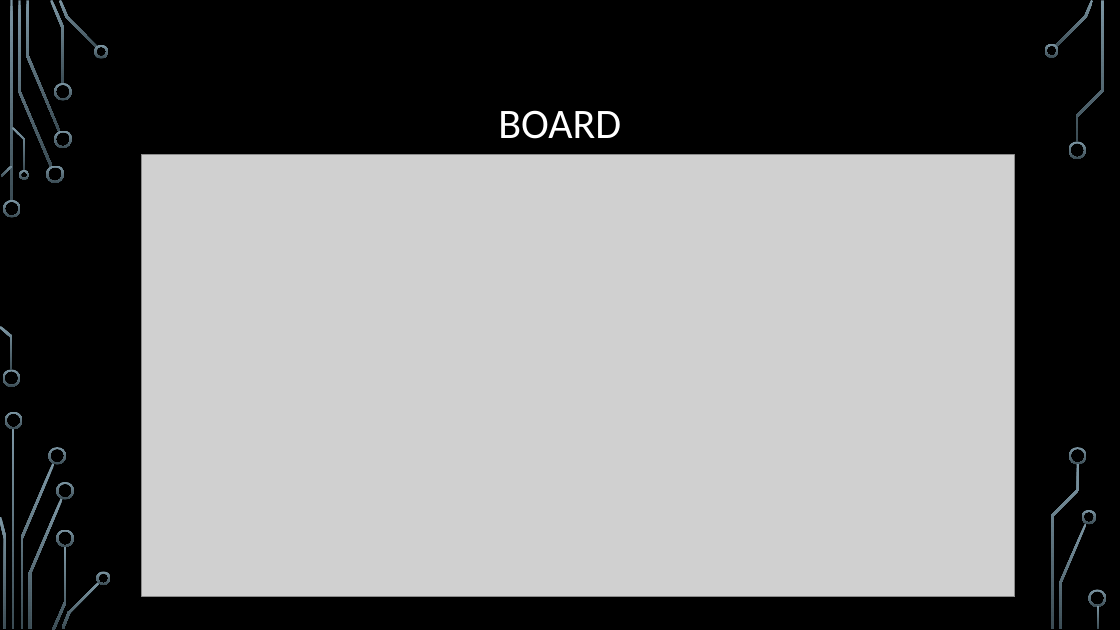
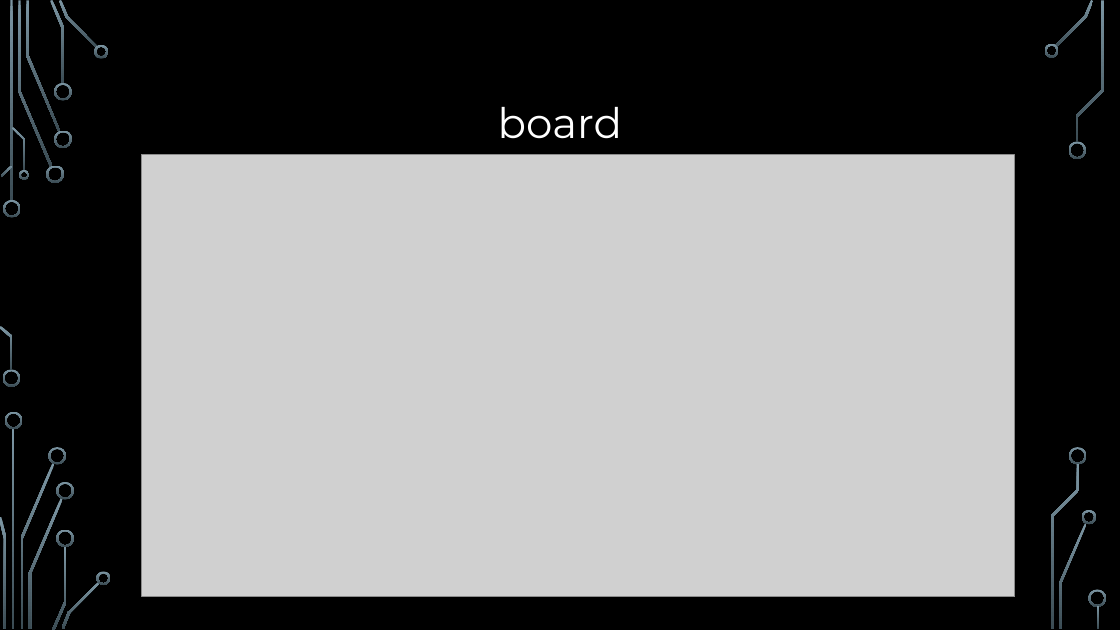
Before and after one commit to AmiriShavaki/Graphical-Chess-Game, a slide deck: slide 9 of powerPoint/به نام خدا).pptx. Drawn at 1120x630 pixels with LibreOffice and Linux fonts; fonts in the diff are those of the drawing; grey boxes stand for pictures; background and template pictures are left out. Boxes give left, top, right and bottom in pixels: in the first picture for what was removed or moved away, otherwise in the second. Text is boxed around its words. In the diff, an @@ line names an element or a change of style, - is before the commit and + after.

```diff
--- a/powerPoint/به نام خدا).pptx
+++ b/powerPoint/به نام خدا).pptx
@@ title at <box>498,107,622,139</box>: text changed; font Calibri to Montserrat @@
-BOARD
+board
```
Also in this commit, not shown: 8 other slides changed, 12 slides added, 2 slides removed, 11 other files.
